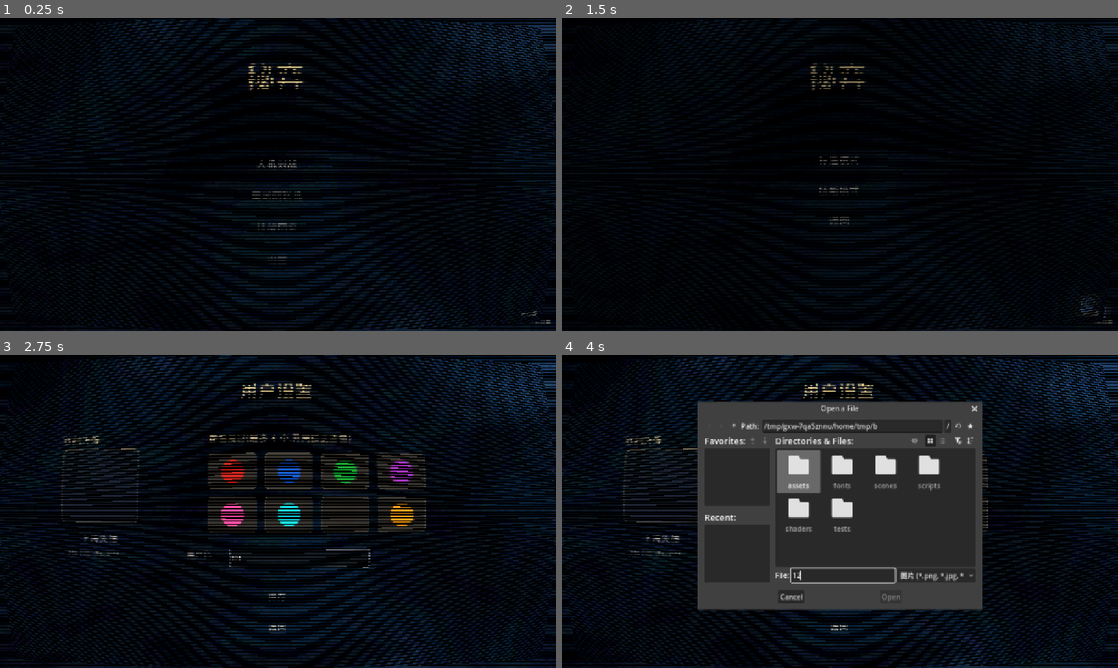
Above: before the commit, frames 1-4 (two rows, left to right).
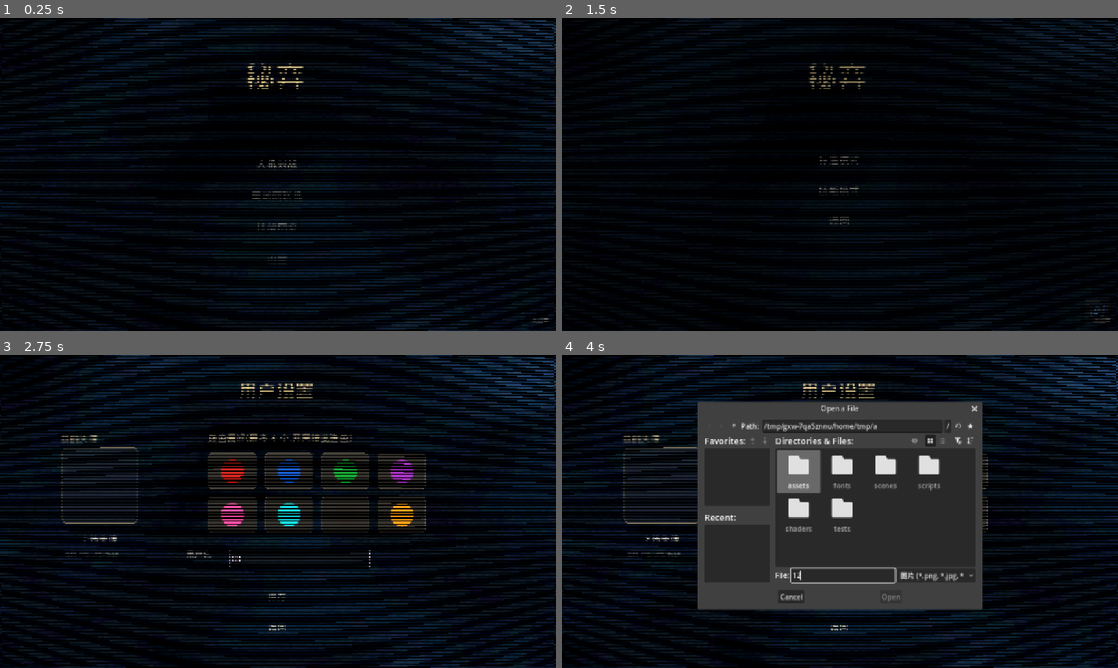
Above: after the commit, the same moments.

Repository: Lurongshika/ChessGame
Game: Godot game, scene res://scenes/main.tscn
Two runs of this game, one before a commit and one after it. Both use one fixed random seed, a clock stepped at 60 frames per second and the inputs below.
Inputs (mouse positions are in pixels of both pictures, inside the frame that each line leads up to):
- Up to frame 1 (0.25 s): no input
- Up to frame 2 (1.5 s): click "人机对战" at 0.5 s; click (1101, 312) at 1.27 s
- Up to frame 3 (2.75 s): click (300, 558) at 2.02 s; type "12" at 2.1 s
- Up to frame 4 (4 s): click "上传头像" at 2.75 s; click (845, 574) at 3.52 s; type "12" at 3.6 s

The runs differ from the first frame. In frame 1, 24% of the frame differs, in the area x 0-100%, y 0-100%; in frame 2, 6.4%; in frame 3, 35%; in frame 4, 26%.

Commit message:
默认曲率改50%;复盘/悔棋用棋盘快照还原技能造成的棋盘变化

Diff:
--- a/global.gd
+++ b/global.gd
@@ -19,7 +19,7 @@
 const SETTINGS_PATH := "user://settings.json"
 var crt_strength := 0.4     # CRT 效果强度(0.0-1.0,默认 40%)
 var crt_aberration := 0.0005  # CRT 红蓝偏移(色差,0.0-0.01,默认 0.0005)
-var crt_curve := 3.85       # CRT 画面曲率(1.0-20.0,越小越弯,默认 85%≈3.85)
+var crt_curve := 10.5       # CRT 画面曲率(1.0-20.0,越小越弯,默认 50%≈10.5)
 
 # 16 种棋子颜色预设(大厅选色板与对局棋子共用)
 # 8 种颜色:红蓝绿紫粉青黑橙(黑=黑方棋子色,用于玩家区分)
--- a/scripts/game.gd
+++ b/scripts/game.gd
@@ -2796,6 +2796,7 @@
 			last_eat = {"side": turn, "type": atk["type"] if atk != null else -1}
 		_handle_capture(captured, to, turn)
 		if captured["type"] == R.Type.KING:
+			_snapshot_last_board()
 			_win(turn)
 			return
 	# first_moved 记录棋子移动后的新位置,用于"额外回合不能连移同子"检查
@@ -2803,6 +2804,8 @@
 	# 命运之轮(进阶):协同棋子移动不消耗步数
 	if not from in sync_pieces:
 		actions_left -= 1
+	# 记录该步执行后的棋盘(含被动技能效果),供复盘/悔棋还原
+	_snapshot_last_board()
 	queue_redraw()
 	if actions_left <= 0:
 		_end_turn()
@@ -2923,6 +2926,7 @@
 	selected = Vector2i(-1, -1)
 	moves_cache = []
 	free_retreat_targets = []
+	_snapshot_last_board()
 	queue_redraw()
 	_auto_save()
 	_update_ui()
@@ -2937,6 +2941,7 @@
 	selected = Vector2i(-1, -1)
 	moves_cache = []
 	free_elephant_targets = []
+	_snapshot_last_board()
 	queue_redraw()
 	_auto_save()
 	_update_ui()
@@ -2977,10 +2982,16 @@
 		removed += 1
 	if removed == 0:
 		return
-	# 从开局快照重放剩余走子
+	# 从开局快照重放剩余走子(有快照的用快照,含技能/被动效果)
 	board = _clone_board(initial_snapshot["board"])
 	for m in move_history:
-		board = R.apply_move(board, m["from"], m["to"])["board"]
+		var snap = m.get("board_after")
+		if snap != null:
+			board = _clone_board(snap)
+		elif m.get("kind", "move") == "skill":
+			pass  # 旧存档技能记录无快照:保持原棋盘
+		else:
+			board = R.apply_move(board, m["from"], m["to"])["board"]
 	# 重置回合状态(轮到红方,红方开始新回合)
 	turn = R.Side.RED
 	var max_turn := {0: 0, 1: 0}
@@ -3026,17 +3037,25 @@
 	var side: int = p["side"]
 	var name: String = R.PIECE_NAMES[p["type"]] if side == R.Side.RED else R.PIECE_NAMES_BLACK[p["type"]]
 	# 记录当前走子方的真实回合序号(速度取胜等加行动技能时,同回合多步共享同一序号)
-	move_history.append({"from": from, "to": to, "kind": kind, "side": side, "name": name, "turn": turn_counts[turn]})
+	move_history.append({"from": from, "to": to, "kind": kind, "side": side, "name": name, "turn": turn_counts[turn], "board_after": null})
 	_refresh_move_log()
 
 
-# 记录技能使用(双人):kind=skill, name=技能名
+# 记录技能使用(双人):kind=skill, name=技能名;board_after 由 _snapshot_last_board 补记
 func _record_skill(side: int, perk_id: String) -> void:
 	if replay_mode:
 		return
 	var nm: String = perks_data[perk_id]["name"] if perks_data.has(perk_id) else perk_id
-	move_history.append({"from": Vector2i(-1, -1), "to": Vector2i(-1, -1), "kind": "skill", "side": side, "name": nm, "turn": turn_counts[side]})
+	move_history.append({"from": Vector2i(-1, -1), "to": Vector2i(-1, -1), "kind": "skill", "side": side, "name": nm, "turn": turn_counts[side], "board_after": null})
 	_refresh_move_log()
+
+
+# 记录完成后:把当前棋盘快照存入最后一条历史记录(走子/技能都可),供复盘/悔棋还原
+func _snapshot_last_board() -> void:
+	if replay_mode or move_history.is_empty():
+		return
+	var last = move_history[-1]
+	last["board_after"] = _clone_board(board)
 
 
 func _refresh_move_log() -> void:
@@ -3104,28 +3123,36 @@
 func _moves_to_json() -> Array:
 	var arr: Array = []
 	for m in move_history:
-		arr.append({
+		var entry := {
 			"from": [m["from"].x, m["from"].y],
 			"to": [m["to"].x, m["to"].y],
 			"kind": m["kind"],
 			"side": m.get("side", 0),
 			"name": m.get("name", "?"),
 			"turn": m.get("turn", -1),
-		})
+		}
+		# 技能记录:序列化棋盘快照(复盘还原技能造成的棋盘变化)
+		if m.get("kind", "move") == "skill" and m.get("board_after") != null:
+			entry["board_after"] = _board_to_json(m["board_after"])
+		arr.append(entry)
 	return arr
 
 
 func _moves_from_json(arr: Array) -> Array:
 	var moves: Array = []
 	for m in arr:
-		moves.append({
+		var entry := {
 			"from": Vector2i(int(m["from"][0]), int(m["from"][1])),
 			"to": Vector2i(int(m["to"][0]), int(m["to"][1])),
 			"kind": m["kind"],
 			"side": int(m.get("side", 0)),
 			"name": m.get("name", "?"),
 			"turn": int(m.get("turn", -1)),
-		})
+			"board_after": null,
+		}
+		if m.get("kind", "move") == "skill" and m.has("board_after") and m["board_after"] != null:
+			entry["board_after"] = _board_from_json(m["board_after"])
+		moves.append(entry)
 	return moves
 
 
@@ -3243,7 +3270,14 @@
 	replay_board = _clone_board(initial_snapshot["board"])
 	for i in replay_index:
 		var m = move_history[i]
-		replay_board = R.apply_move(replay_board, m["from"], m["to"])["board"]
+		var snap = m.get("board_after")
+		if snap != null:
+			# 优先用执行后的棋盘快照(含技能/被动效果)
+			replay_board = _clone_board(snap)
+		elif m.get("kind", "move") == "skill":
+			pass  # 旧存档技能记录无快照:保持原棋盘
+		else:
+			replay_board = R.apply_move(replay_board, m["from"], m["to"])["board"]
 	if replay_label != null:
 		replay_label.text = "复盘 第 %d / %d 步" % [replay_index, move_history.size()]
 	queue_redraw()
@@ -3530,6 +3564,8 @@
 			_start_targeting(perk_id, side)
 		_:
 			status_label.text = "[%s] 该主动技能暂未实现" % perks_data[perk_id]["name"]
+	# 同步技能执行完:补记棋盘快照(异步 targeting 技能在 _done_targeting 补)
+	_snapshot_last_board()
 
 
 # ==================== 主动技能效果 ====================
@@ -4000,6 +4036,8 @@
 func _done_targeting() -> void:
 	targeting = {}
 	_clear_selection()
+	# targeting 技能执行完:补记棋盘快照(供复盘/悔棋还原技能造成的棋盘变化)
+	_snapshot_last_board()
 
 
 
